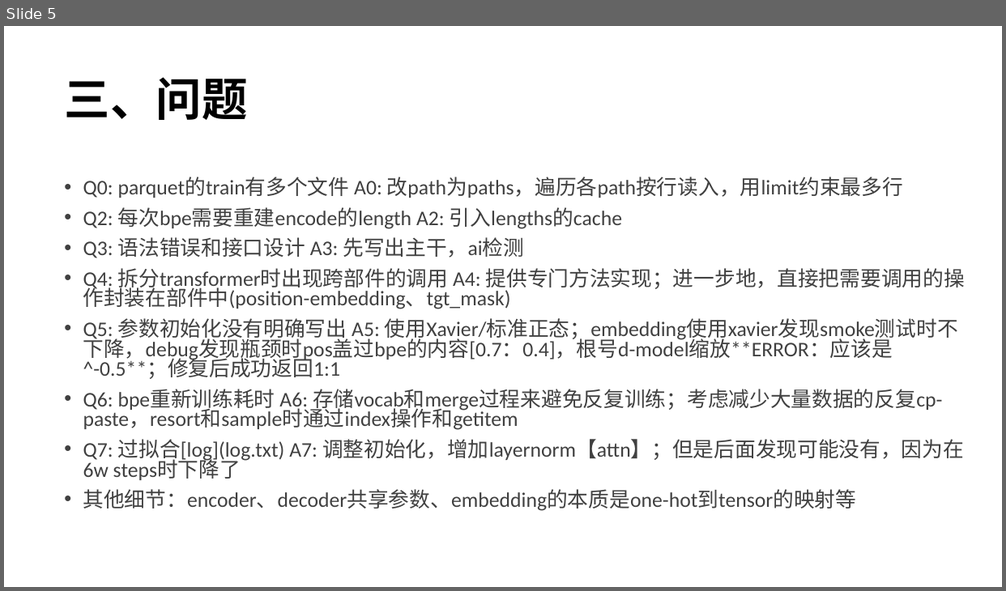
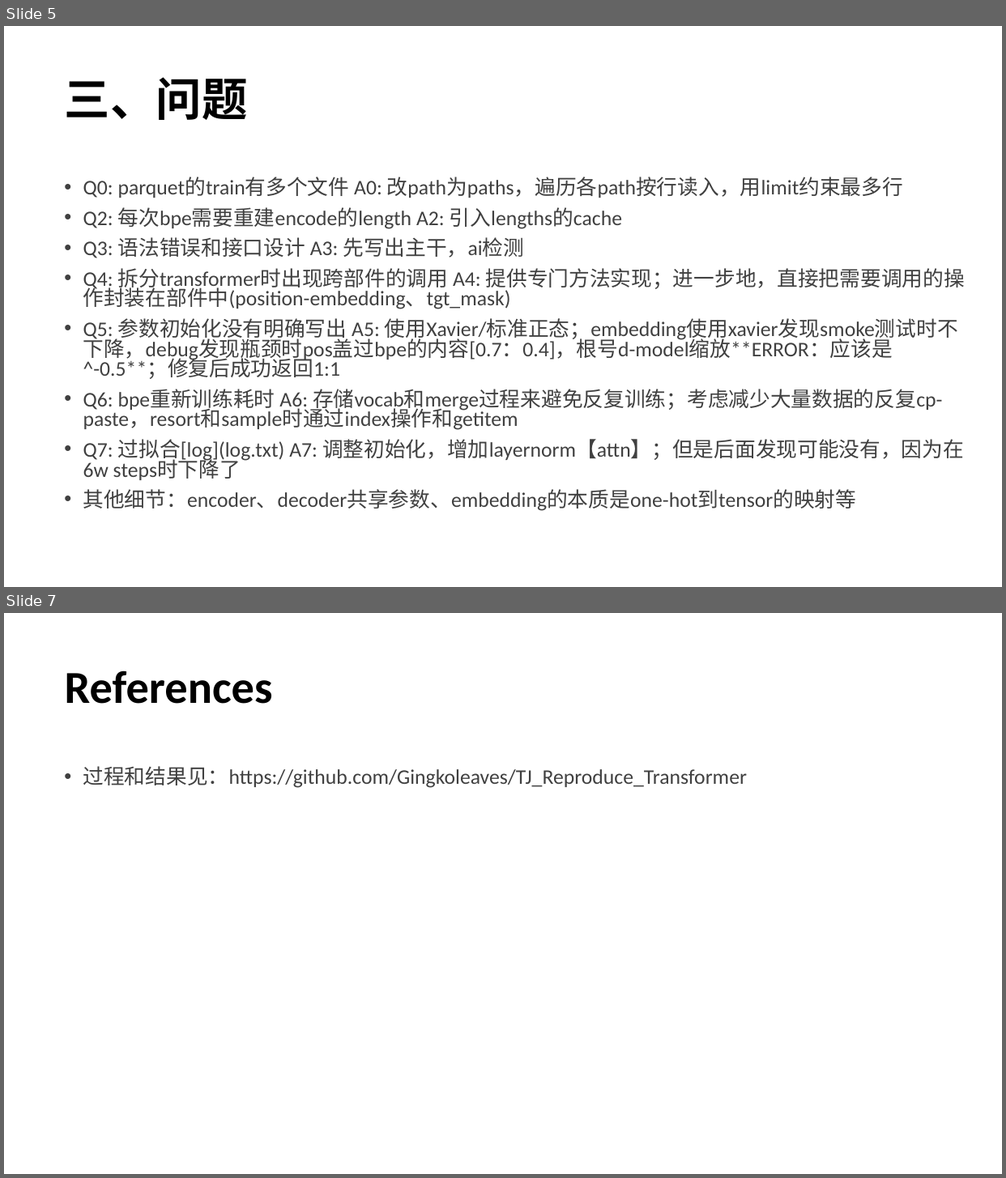
Before and after one commit to Gingkoleaves/TJ_Reproduce_Transformer, a slide deck: Reports/Reports-7.3.ppt. Shown one above the other, each under a label of ours: slide 5 before the commit, slides 5 and 7 after it; the slides between them are not shown. The pictures are 1006x591 and 1006x1178 pixels, drawn with LibreOffice and Linux fonts; fonts in the diff are those of the drawing. Boxes give left, top, right and bottom in pixels: in the first picture for what was removed or moved away, otherwise in the second. Text is boxed around its words. In the diff, an @@ line names an element or a change of style, - is before the commit and + after.

```diff
--- a/Reports/Reports-7.3.ppt
+++ b/Reports/Reports-7.3.ppt
@@ slide 7 added at <box>4,613,1002,1174</box>, background #FFFFFF @@
@@ title added at <box>65,671,273,704</box>, 44 pt, text #000000, bold @@
+References
@@ text added at <box>83,766,747,788</box>, 20 pt, text #404040 @@
+• 过程和结果见：https://github.com/Gingkoleaves/TJ_Reproduce_Transformer
```
Also in this commit, not shown: 1 slide changed, 1 slide removed, 1 other file.
